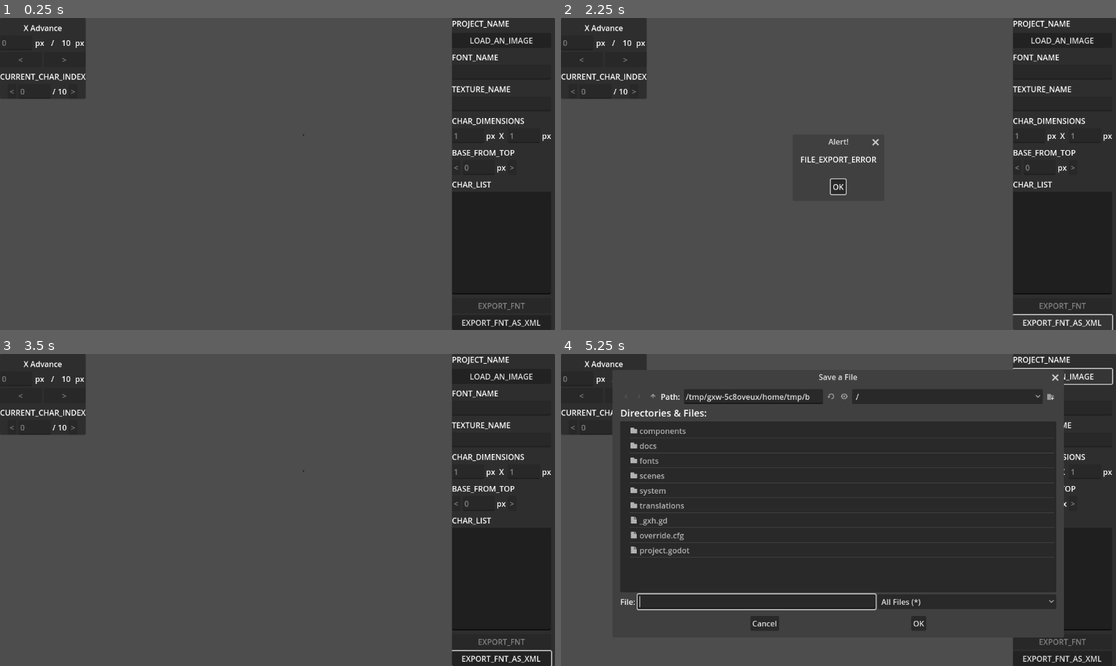
Above: before the commit, frames 1-4 (two rows, left to right).
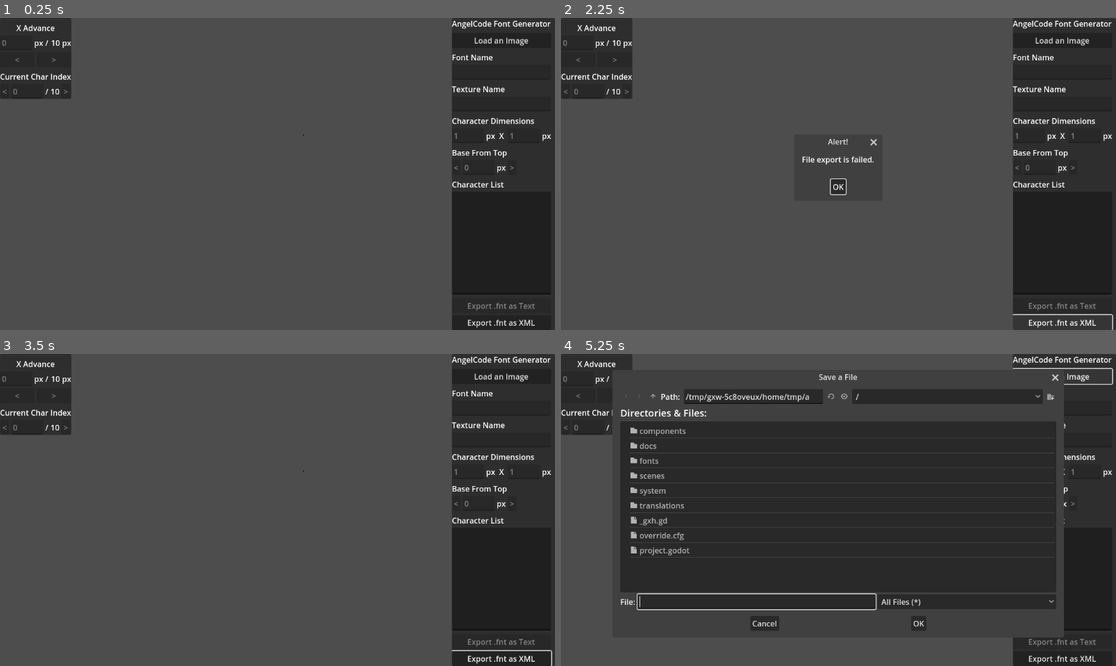
Above: after the commit, the same moments.

Repository: burakyucel07/angelcode-fnt-generator
Game: Godot game, scene res://scenes/main/main.tscn
Same seed, same stepped clock (60 frames per second), same inputs: the game is played once before the commit and once after it.
Inputs:
- Up to frame 1 (0.25 s): no input
- Up to frame 2 (2.25 s): click "EXPORT_FNT_AS_XML" (after the commit: "Export .fnt as XML") at 0.5 s; click "OK" at 1.25 s; click "EXPORT_FNT_AS_XML" (after the commit: "Export .fnt as XML") at 2 s
- Up to frame 3 (3.5 s): click "OK" at 2.75 s
- Up to frame 4 (5.25 s): click "EXPORT_FNT_AS_XML" (after the commit: "Export .fnt as XML") at 3.5 s; click "OK" at 4.25 s; click "LOAD_AN_IMAGE" (after the commit: "Load an Image") at 5 s

The runs differ from the first frame. In frame 1, 2.4% of the frame differs, in the area x 0-100%, y 0-100%; in frame 2, 2.7%; in frame 3, 2.4%; in frame 4, 1.2%.
Error in both runs: Attempt to call function 'get_open_error' in base 'null instance' on a null instance. (res://components/fnt_file.gd:192)

Commit message:
Activate translations back

Diff:
--- a/project.godot
+++ b/project.godot
@@ -23,6 +23,10 @@
 window/size/width=900
 window/size/height=640
 
+[internationalization]
+
+locale/translations=PackedStringArray("res://translations/system.en.translation")
+
 [locale]
 
 translations=PackedStringArray("res://translations/system.en.translation")
